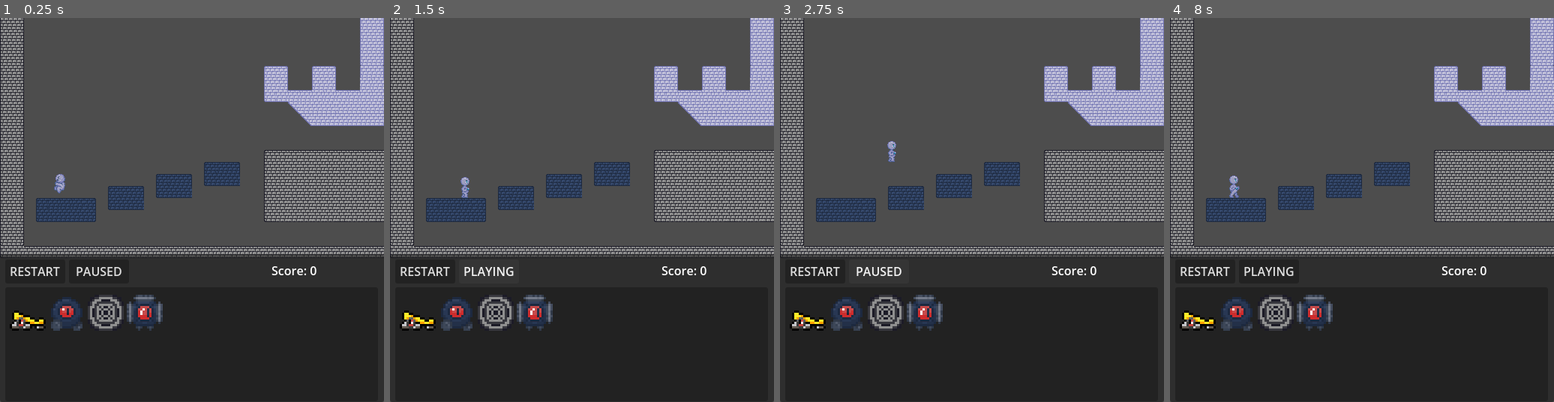
Above: before the commit, frames 1-4 (left to right).
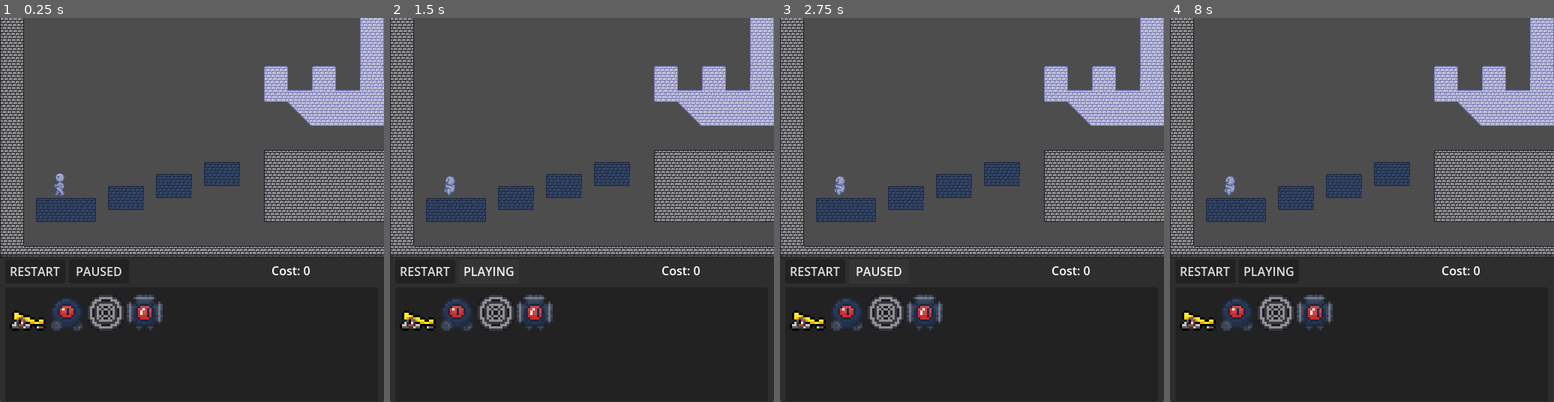
Above: after the commit, the same moments.

Repository: barndles/RolesReversedGMTK
Game: Godot game, scene res://Assets/Player/testLevel.tscn
Two runs of this game, one before a commit and one after it. Both use one fixed random seed, a clock stepped at 60 frames per second and the inputs below. The engine's default icon, where the game draws it, is replaced by a stand-in: a white triangle on a blue panel in a dark square.
Inputs (mouse positions are in pixels of both pictures, inside the frame that each line leads up to):
- Up to frame 1 (0.25 s): no input
- Up to frame 2 (1.5 s): click "RESTART" at 0.5 s; click "PAUSED" at 1.25 s
- Up to frame 3 (2.75 s): click "PLAYING" at 2 s
- Up to frame 4 (8 s): click "RESTART" at 2.75 s; click "RESTART" at 3.5 s; tap Enter at 4.25 s; move the mouse to (1446, 190) at 4.27 s; tap F (Flip) every 0.75 s from 4.35 to 7.35 s; click (1446, 190) at 4.42 s; tap R (Restart) every 0.75 s from 5 to 7.25 s; move the mouse to (1285, 229) at 5.02 s; click (1285, 229) at 5.17 s; move the mouse to (1400, 125) at 5.77 s; click (1400, 125) at 5.92 s; move the mouse to (1342, 286) at 6.52 s; click (1342, 286) at 6.67 s; move the mouse to (1477, 267) at 7.27 s; click (1477, 267) at 7.42 s; tap Space (Pause) at 7.9 s

The runs differ from the first frame. In frame 1, 0.2% of the frame differs, in the area x 14-83%, y 40-67%; in frame 2, 0.4%, in the area x 14-83%, y 41-67%; in frame 3, 0.4%; in frame 4, 0.3%.

Commit message:
winning

Diff:
--- a/Assets/BoxSpring/box_spring.gd
+++ b/Assets/BoxSpring/box_spring.gd
@@ -55,11 +55,11 @@
 		if !(obj is CollisionObject2D):
 			continue
 		ray.get_collider().velocity += (ray.get_collision_point()-ray.global_position).normalized()*200
-		if obj.get_collision_layer_value(4):
-			Global.score += 100
-		durability -= 1
-		if durability == 0:
-			queue_free()
+#		if obj.get_collision_layer_value(4):
+#			Global.score += 100
+#		durability -= 1
+#		if durability == 0:
+#			queue_free()
 		bounce_timeout.start()
 
 func _on_animated_sprite_2d_animation_finished():
--- a/Assets/Player/testLevel.tscn
+++ b/Assets/Player/testLevel.tscn
@@ -1,15 +1,18 @@
-[gd_scene load_steps=5 format=3 uid="uid://0wuyguili1i3"]
+[gd_scene load_steps=7 format=3 uid="uid://0wuyguili1i3"]
 
 [ext_resource type="PackedScene" uid="uid://becyunagcmbki" path="res://Assets/Tilemap.tscn" id="1_1bttu"]
 [ext_resource type="PackedScene" uid="uid://c2cirmtj1ipjd" path="res://player.tscn" id="2_rk3tu"]
 [ext_resource type="PackedScene" uid="uid://by7ydp3ic6f4q" path="res://ItemMenu.tscn" id="3_t4761"]
-[ext_resource type="Texture2D" uid="uid://b2konejgc235x" path="res://Assets/bg.png" id="4_6yk5y"]
+[ext_resource type="PackedScene" uid="uid://b87xmt6amntqi" path="res://goal.tscn" id="4_345qb"]
+[ext_resource type="PackedScene" uid="uid://lqmaj34500vm" path="res://testing_scene_that_wont_cause_merge_conflicts.tscn" id="4_ojfjw"]
+
+[sub_resource type="RectangleShape2D" id="RectangleShape2D_yc378"]
+size = Vector2(66, 192)
 
 [node name="Node2D" type="Node2D"]
 
 [node name="Sprite2D" type="Sprite2D" parent="."]
 position = Vector2(256, 256)
-texture = ExtResource("4_6yk5y")
 region_rect = Rect2(512, 512, 512, 512)
 
 [node name="TileMap" parent="." instance=ExtResource("1_1bttu")]
@@ -23,3 +26,10 @@
 position = Vector2(256, 256)
 
 [node name="Control" parent="." instance=ExtResource("3_t4761")]
+next_level = ExtResource("4_ojfjw")
+
+[node name="Goal" parent="." instance=ExtResource("4_345qb")]
+position = Vector2(496, 212)
+
+[node name="CollisionShape2D" type="CollisionShape2D" parent="Goal"]
+shape = SubResource("RectangleShape2D_yc378")
--- a/Button.gd
+++ b/Button.gd
@@ -11,6 +11,8 @@
 	pause()
 
 func pause():
+	if Global.level_over:
+		return
 	get_tree().paused = !get_tree().paused
 	if get_tree().paused:
 		self.text = "PAUSED"
--- a/Global.gd
+++ b/Global.gd
@@ -1,3 +1,14 @@
 extends Node
 
+signal level_finished
+
+var level_over: bool = false
+
 var score: int = 0
+
+
+func end_level():
+	print("LEVEL ENDED")
+	get_tree().paused = true
+	level_over = true
+	level_finished.emit()
--- /dev/null
+++ b/Goal.gd
@@ -0,0 +1,4 @@
+extends Area2D
+
+func _on_body_entered(body):
+	Global.end_level()
--- a/ItemList.gd
+++ b/ItemList.gd
@@ -6,7 +6,7 @@
 const boxSpring = preload("res://Assets/BoxSpring/box_spring.tscn")
 
 var spawnables = [flipper, simpleEnemy, bumper, boxSpring]
-var cost = [150,150,200,200]
+var cost = [250,50,200,200]
 var mouseOnUI = get_node(".").mouseOnUI
 var canSpawn = false
 var mousePos
@@ -42,8 +42,10 @@
 		pass
 
 func spawn(selection:int):
+	if Global.level_over:
+		return
 	if canSpawn and get_tree().paused:
-		Global.score -= cost[selection]
+		Global.score += cost[selection]
 		var spawnedObject = spawnables[selection].instantiate()
 		spawnedObject.global_position = get_global_mouse_position()
 		spawnedObject.scale.x *= flip
--- a/ItemMenu.tscn
+++ b/ItemMenu.tscn
@@ -1,5 +1,6 @@
-[gd_scene load_steps=9 format=3 uid="uid://by7ydp3ic6f4q"]
+[gd_scene load_steps=10 format=3 uid="uid://by7ydp3ic6f4q"]
 
+[ext_resource type="Script" path="res://LevelControl.gd" id="1_5i4wl"]
 [ext_resource type="Script" path="res://Button_Reset.gd" id="1_tp1b1"]
 [ext_resource type="Texture2D" uid="uid://bktm5a1mwg83t" path="res://Assets/flipper/flipper_icon.png" id="2_gihjo"]
 [ext_resource type="Script" path="res://ItemList.gd" id="3_k2y0y"]
@@ -17,6 +18,7 @@
 anchor_bottom = 1.0
 grow_horizontal = 2
 grow_vertical = 2
+script = ExtResource("1_5i4wl")
 
 [node name="Panel" type="Panel" parent="."]
 layout_mode = 0
@@ -74,5 +76,15 @@
 offset_bottom = 33.0
 script = ExtResource("7_l2dsc")
 
+[node name="Button" type="Button" parent="."]
+visible = false
+layout_mode = 0
+offset_left = 178.0
+offset_top = 138.0
+offset_right = 186.0
+offset_bottom = 146.0
+text = "NEDXST LEVEL BUTTON"
+
 [connection signal="button_down" from="Panel/RESTART" to="Panel/RESTART" method="_on_button_down"]
 [connection signal="button_down" from="Panel/PAUSE" to="Panel/PAUSE" method="_on_button_down"]
+[connection signal="button_down" from="Button" to="." method="_on_button_button_down"]
--- /dev/null
+++ b/LevelControl.gd
@@ -0,0 +1,23 @@
+extends Control
+
+@export var next_level: PackedScene
+@onready var button = $Button
+# Called when the node enters the scene tree for the first time.
+func _ready():
+	Global.level_finished.connect(show_win_screen)
+
+
+# Called every frame. 'delta' is the elapsed time since the previous frame.
+func _process(delta):
+	pass
+
+func show_win_screen():
+	button.visible = true
+	button.text = "look in Control script, make new ui visible and display Global.score"
+	print("Hi barndles! 'next_level' is an export variable which means it can be changed per instace of it in a scene. You can see it in the properties when you add it, and click load to set it to another scene.")
+
+
+func _on_button_button_down():
+	Global.score = 0
+	Global.level_over = false
+	get_tree().change_scene_to_packed(next_level)
--- a/Score.gd
+++ b/Score.gd
@@ -8,4 +8,4 @@
 
 # Called every frame. 'delta' is the elapsed time since the previous frame.
 func _process(delta):
-	text = "Score: " + str(Global.score)
+	text = "Cost: " + str(Global.score)
--- a/bouncer.gd
+++ b/bouncer.gd
@@ -19,13 +19,13 @@
 	bounce((body.global_position-global_position).normalized() * 270, body)
 
 func bounce(dir:Vector2, target):
-	if bounce_timeout.time_left > 0:
-		return
+#	if bounce_timeout.time_left > 0:
+#		return
 
 	target.velocity = Vector2(dir.x,dir.y*.5-200)
-	durability -= 1
-	if target.get_collision_layer_value(4):
-		Global.score += 100
-	if durability == 0:
-		queue_free()
-	bounce_timeout.start()
+#	durability -= 1
+#	if target.get_collision_layer_value(4):
+#		Global.score += 100
+#	if durability == 0:
+#		queue_free()
+#	bounce_timeout.start()
--- a/flipper.gd
+++ b/flipper.gd
@@ -37,14 +37,14 @@
 			continue
 		if body == self:
 			continue
-		if flip_timeout.time_left > 0:
-			continue
+#		if flip_timeout.time_left > 0:
+#			continue
 		body.velocity = Vector2(-100 * transform.get_scale().y,-500)
 		spr.play("flippity")
-		durability -= 1
-		if body.get_collision_layer_value(4):
-			Global.score += 100
-		if durability == 0:
-			queue_free()
-		flip_timeout.start()
+#		durability -= 1
+#		if body.get_collision_layer_value(4):
+#			Global.score += 100
+#		if durability == 0:
+#			queue_free()
+#		flip_timeout.start()
 		#print(transform.get_scale().y)
--- /dev/null
+++ b/goal.tscn
@@ -0,0 +1,10 @@
+[gd_scene load_steps=2 format=3 uid="uid://b87xmt6amntqi"]
+
+[ext_resource type="Script" path="res://Goal.gd" id="1_aofmq"]
+
+[node name="Goal" type="Area2D"]
+collision_layer = 0
+collision_mask = 8
+script = ExtResource("1_aofmq")
+
+[connection signal="body_entered" from="." to="." method="_on_body_entered"]
--- a/player.gd
+++ b/player.gd
@@ -13,13 +13,20 @@
 # Get the gravity from the project settings to be synced with RigidBody nodes.
 var gravity = ProjectSettings.get_setting("physics/2d/default_gravity")
 
-func _ready():
-	velocity.x = 100
-
 
 func _process(delta):
-	if velocity.x != 0:
-		spr.play("walk")
+	if is_on_floor():
+		if abs(velocity.x) > 0.5:
+			spr.play("walk")
+		else:
+			spr.stop() #REPLACE WITH play("idle") IF IT EVER GETS ADDED
+	else:
+		spr.play("hit_air")
+	# sprite flippong
+	if velocity.x > 0:
+		spr.flip_h = true
+	else:
+		spr.flip_h = false
 
 
 
@@ -28,35 +35,29 @@
 	if not is_on_floor():
 		velocity.y += gravity * delta
 
-	if velocity.x > 0:
-		rayL.enabled = false
-		rayR.enabled = true
-		groundRay = rayR.is_colliding()
-	else:
-		rayL.enabled = true
-		rayR.enabled = false
-		groundRay = rayL.is_colliding()
+#	if velocity.x > 0:
+#		rayL.enabled = false
+#		rayR.enabled = true
+#		groundRay = rayR.is_colliding()
+#	else:
+#		rayL.enabled = true
+#		rayR.enabled = false
+#		groundRay = rayL.is_colliding()
+#
+#	if velocity.x != 0:
+#		direction = sign(velocity.x)
 
-	if velocity.x != 0:
-		direction = sign(velocity.x)
-
-	if get_wall_normal() == Vector2(-1,0):
-		direction = -1
-	if get_wall_normal() == Vector2(1,0):
-		direction = 1
+#	if get_wall_normal() == Vector2(-1,0):
+#		direction = -1
+#	if get_wall_normal() == Vector2(1,0):
+#		direction = 1
 
 	if is_on_floor():
-		velocity.x += SPEED * direction
+#		velocity.x += SPEED * direction
 		velocity.x *= .9
 
-	if is_on_floor() and not groundRay:
-		velocity.y += JUMP_VELOCITY
-
-	# sprite flippong
-	if velocity.x > 0:
-		spr.flip_h = true
-	else:
-		spr.flip_h = false
+#	if is_on_floor() and not groundRay:
+#		velocity.y += JUMP_VELOCITY
 
 
 	# Get the input direction and handle the movement/deceleration.
--- a/player.tscn
+++ b/player.tscn
@@ -73,8 +73,7 @@
 
 [node name="AnimatedSprite2D" type="AnimatedSprite2D" parent="."]
 sprite_frames = SubResource("SpriteFrames_ernli")
-animation = &"hit_air"
-frame_progress = 0.62229
+animation = &"walk"
 
 [node name="RAY_R" type="RayCast2D" parent="."]
 position = Vector2(6, 14)
--- a/simpleEnemy.gd
+++ b/simpleEnemy.gd
@@ -42,9 +42,10 @@
 		if !(collider is CollisionObject2D):
 			continue
 		collider.velocity += Vector2(direction*100,-200)
-		if collider.get_collision_layer_value(4):
-			Global.score += 100
-		durability -= 1
-		if durability == 0:
-			queue_free()
+
+#		if collider.get_collision_layer_value(4):
+#			Global.score += 100
+#		durability -= 1
+#		if durability == 0:
+#			queue_free()
 		bounce_timeout.start()
